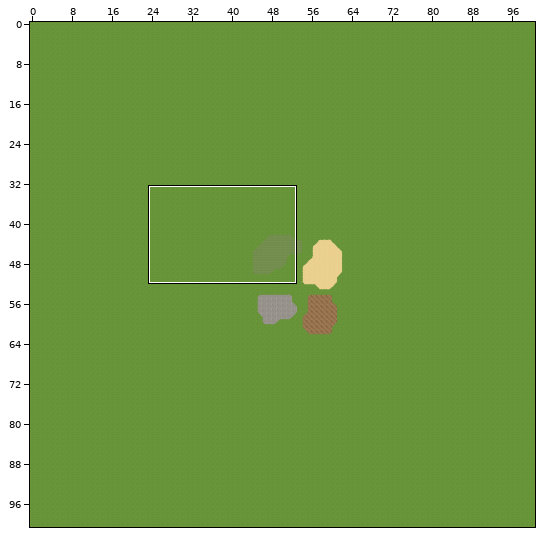
Tiled map (JSON) -- common/images/map/s1.json. The picture above shows the old version from afar; the outline marks the close-up.
Close-up. Before the edit:
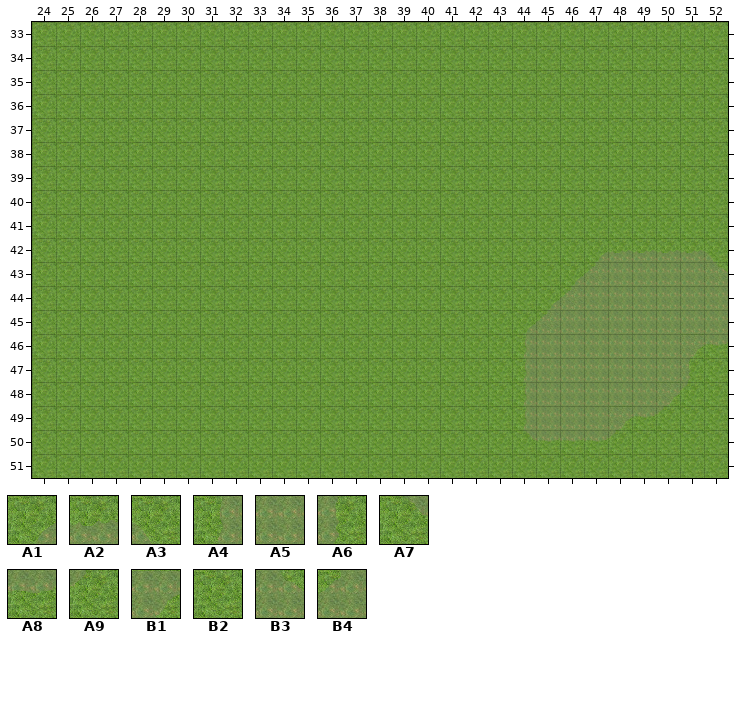
Cells are 50x50 px. Shown: x 24..52, y 33..51. The commit also changed other parts of the map, which this record leaves out.
Key: from "evolution": A1 0, A2 1, A3 2, A4 6, A5 7, A6 8, A7 12, A8 13, A9 14, B1 18, B2 20, B3 24, B4 25.
__ is an empty cell.
Layer "b" before, first column x 24:
33 B2 B2 B2 B2 B2 B2 B2 B2 B2 B2 B2 B2 B2 B2 B2 B2 B2 B2 B2 B2 B2 B2 B2 B2 B2 B2 B2 B2 B2
34 B2 B2 B2 B2 B2 B2 B2 B2 B2 B2 B2 B2 B2 B2 B2 B2 B2 B2 B2 B2 B2 B2 B2 B2 B2 B2 B2 B2 B2
35 B2 B2 B2 B2 B2 B2 B2 B2 B2 B2 B2 B2 B2 B2 B2 B2 B2 B2 B2 B2 B2 B2 B2 B2 B2 B2 B2 B2 B2
36 B2 B2 B2 B2 B2 B2 B2 B2 B2 B2 B2 B2 B2 B2 B2 B2 B2 B2 B2 B2 B2 B2 B2 B2 B2 B2 B2 B2 B2
37 B2 B2 B2 B2 B2 B2 B2 B2 B2 B2 B2 B2 B2 B2 B2 B2 B2 B2 B2 B2 B2 B2 B2 B2 B2 B2 B2 B2 B2
38 B2 B2 B2 B2 B2 B2 B2 B2 B2 B2 B2 B2 B2 B2 B2 B2 B2 B2 B2 B2 B2 B2 B2 B2 B2 B2 B2 B2 B2
39 B2 B2 B2 B2 B2 B2 B2 B2 B2 B2 B2 B2 B2 B2 B2 B2 B2 B2 B2 B2 B2 B2 B2 B2 B2 B2 B2 B2 B2
40 B2 B2 B2 B2 B2 B2 B2 B2 B2 B2 B2 B2 B2 B2 B2 B2 B2 B2 B2 B2 B2 B2 B2 B2 B2 B2 B2 B2 B2
41 B2 B2 B2 B2 B2 B2 B2 B2 B2 B2 B2 B2 B2 B2 B2 B2 B2 B2 B2 B2 B2 B2 B2 B2 B2 B2 B2 B2 B2
42 B2 B2 B2 B2 B2 B2 B2 B2 B2 B2 B2 B2 B2 B2 B2 B2 B2 B2 B2 B2 B2 B2 B2 A1 A2 A2 A2 A2 A3
43 B2 B2 B2 B2 B2 B2 B2 B2 B2 B2 B2 B2 B2 B2 B2 B2 B2 B2 B2 B2 B2 B2 A1 B4 A5 A5 A5 A5 B3
44 B2 B2 B2 B2 B2 B2 B2 B2 B2 B2 B2 B2 B2 B2 B2 B2 B2 B2 B2 B2 B2 A1 B4 A5 A5 A5 A5 A5 A5
45 B2 B2 B2 B2 B2 B2 B2 B2 B2 B2 B2 B2 B2 B2 B2 B2 B2 B2 B2 B2 A1 B4 A5 A5 A5 A5 A5 A5 A5
46 B2 B2 B2 B2 B2 B2 B2 B2 B2 B2 B2 B2 B2 B2 B2 B2 B2 B2 B2 B2 A4 A5 A5 A5 A5 A5 A5 B1 A8
47 B2 B2 B2 B2 B2 B2 B2 B2 B2 B2 B2 B2 B2 B2 B2 B2 B2 B2 B2 B2 A4 A5 A5 A5 A5 A5 A5 A6 B2
48 B2 B2 B2 B2 B2 B2 B2 B2 B2 B2 B2 B2 B2 B2 B2 B2 B2 B2 B2 B2 A4 A5 A5 A5 A5 A5 B1 A9 B2
49 B2 B2 B2 B2 B2 B2 B2 B2 B2 B2 B2 B2 B2 B2 B2 B2 B2 B2 B2 B2 A4 A5 A5 A5 B1 A8 A9 B2 B2
50 B2 B2 B2 B2 B2 B2 B2 B2 B2 B2 B2 B2 B2 B2 B2 B2 B2 B2 B2 B2 A7 A8 A8 A8 A9 B2 B2 B2 B2
51 B2 B2 B2 B2 B2 B2 B2 B2 B2 B2 B2 B2 B2 B2 B2 B2 B2 B2 B2 B2 B2 B2 B2 B2 B2 B2 B2 B2 B2
The result:
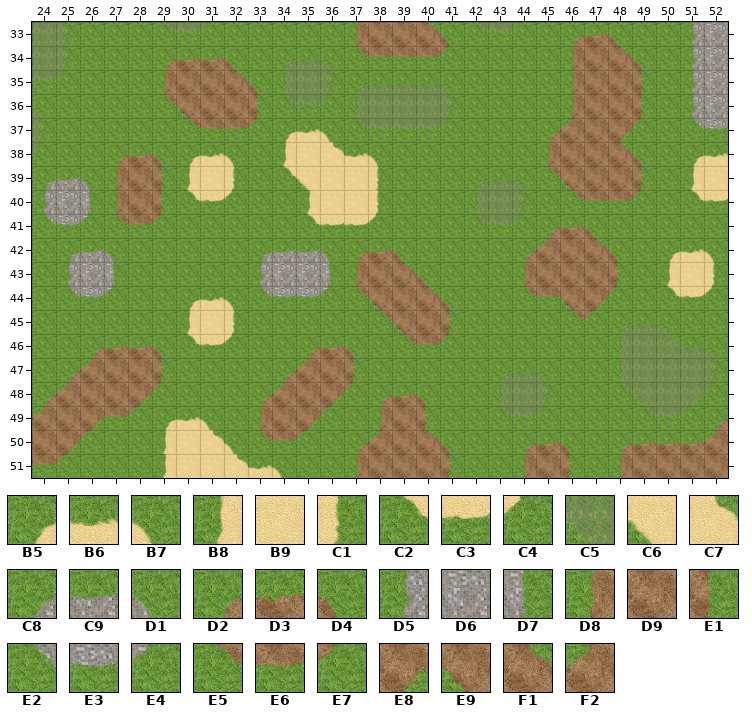
Further tiles: from "evolution": B5 3, B6 4, B7 5, B8 9, B9 10, C1 11, C2 15, C3 16, C4 17, C5 19, C6 22, C7 27, C8 30, C9 31, D1 32, D2 33, D3 34, D4 35, D5 36, D6 37, D7 38, D8 39, D9 40, E1 41, E2 42, E3 43, E4 44, E5 45, E6 46, E7 47, E8 51, E9 52, F1 57, F2 58.
Diff:
Changed rows in their new state; .. is an unchanged cell.
Layer "b":
first column x 24:
33 A5 A6 .. .. .. A7 A8 A9 .. .. .. .. .. D8 D9 D9 F1 D4 A7 A8 A9 .. D2 D3 D4 .. .. D5 D6
34 A5 A6 .. .. .. D2 D3 D3 D4 .. A1 A2 A3 E5 E6 E6 E6 E7 .. .. .. .. D8 D9 F1 D4 .. D5 D6
35 A8 A9 .. .. .. D8 D9 D9 F1 D4 A4 A5 A6 A1 A2 A2 A2 A3 .. .. .. .. D8 D9 D9 E1 .. D5 D6
36 A3 .. .. .. .. E5 E9 D9 D9 E1 A7 A8 A9 A4 A5 A5 A5 A6 .. .. .. .. D8 D9 D9 E1 .. D5 D6
37 A6 .. .. .. .. .. E5 E6 E6 E7 B5 B6 B7 A7 A8 A8 A8 A9 .. .. .. D2 F2 D9 E8 E7 .. E2 E3
38 A9 .. .. D2 D3 D4 B5 B6 B7 .. B8 B9 C7 B6 B7 .. .. .. .. .. .. D8 D9 D9 F1 D4 .. B5 B6
39 C8 C9 D1 D8 D9 E1 B8 B9 C1 .. C2 C6 B9 B9 C1 .. .. .. A1 A2 A3 E5 E9 D9 D9 E1 .. B8 B9
40 D5 D6 D7 D8 D9 E1 C2 C3 C4 .. .. B8 B9 B9 C1 .. .. .. A4 A5 A6 .. E5 E6 E6 E7 .. C2 C3
41 E2 E3 E4 E5 E6 E7 .. .. .. .. .. C2 C3 C3 C4 .. .. .. A7 A8 A9 D2 D3 D4 .. .. .. .. ..
42 .. C8 C9 D1 .. .. .. .. .. C8 C9 C9 D1 D2 D3 D4 .. .. .. .. D2 F2 D9 F1 D4 B2 B5 B6 B7
43 .. D5 D6 D7 .. .. .. .. .. D5 D6 D6 D7 D8 D9 F1 D4 .. .. .. D8 D9 D9 D9 E1 B2 B8 B9 C1
44 .. E2 E3 E4 .. .. B5 B6 B7 E2 E3 E3 E4 E5 E9 D9 F1 D4 .. .. E5 E6 E9 E8 E7 B2 C2 C3 C4
45 .. .. .. .. .. .. B8 B9 C1 .. .. .. .. .. E5 E9 D9 E1 .. .. B2 B2 E5 E7 A1 A2 A3 B2 B2
46 .. .. D2 D3 D3 D4 C2 C3 C4 .. .. D2 D3 D4 .. E5 E6 E7 .. .. B2 B2 B2 B2 A4 .. B3 A2 A3
47 .. D2 F2 D9 D9 E1 .. .. .. .. D2 F2 D9 E1 .. .. .. .. .. A1 A2 A3 B2 B2 A4 .. .. A5 A6
48 D2 F2 D9 D9 E8 E7 .. .. .. D2 F2 D9 E8 E7 D2 D3 D4 .. .. A4 A5 A6 B2 B2 A7 C5 A5 B1 A9
49 F2 D9 E8 E6 E7 B5 B6 B7 .. D8 D9 E8 E7 .. D8 D9 E1 .. .. A7 A8 A9 B2 B2 B2 A7 A8 A9 D2
50 D9 E8 E7 .. .. B8 B9 C7 B7 E5 E6 E7 .. D2 F2 D9 F1 D4 .. .. D2 D3 D4 B2 D2 D3 D3 D3 F2
51 E6 E7 .. .. .. B8 B9 B9 C7 B6 B7 .. .. D8 D9 D9 D9 E1 .. .. D8 D9 E1 .. D8 D9 D9 D9 D9
Where, in picture pixels (left, top, right, bottom), the same in both close-ups:
changed: (32, 22, 728, 478)
